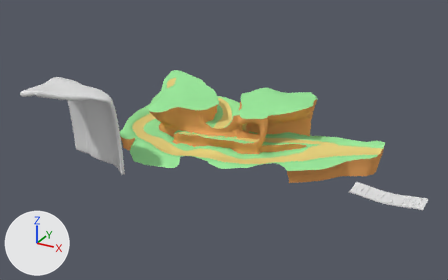
Two versions of the Blender file Assets/Art/Environment/01 Green Hill Zone/GreenHillZoneTerrain.blend, one commit apart.
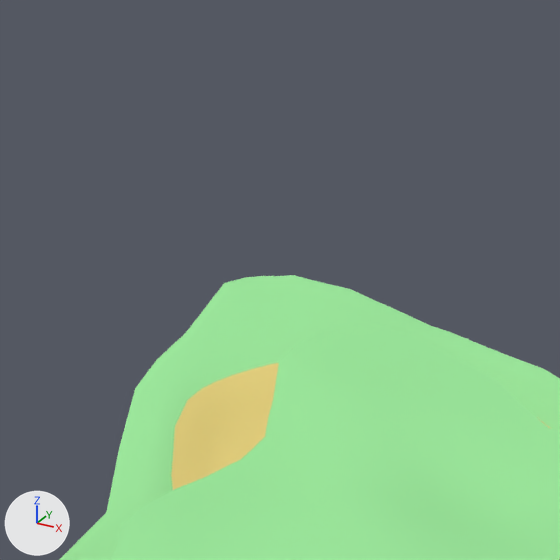
Each version is shown whole from a 50 mm camera at (1389.0, -2868.0, 1432.0) aimed at (-192.0, 8.0, -6.0), then close up on the part from 34% to 45% of the width and 17% to 34% of the height. Lighting does not change. The marker at lower left points along +X, +Y and +Z. Objects named as collision shapes, trigger or cutter boxes, shadow casters or lower levels of detail are left out.

Script lines for the objects in view, before the commit:
```python
me_cube_003 = bpy.data.meshes.new('Cube.003')
me_cube_003.from_pydata(...)  # 9478 vertices, 9282 faces, 1 loose edge; spans x -1080.0..609.0, y -165.0..799.0, z -222.0..125.0
me_cube_003.polygons.foreach_set('use_smooth', [True] * 9282)
# faces by material slot: [1743, 1945, 5594]
me_cube_003.materials.append(mat_dirt)  # orange #eba661
me_cube_003.materials.append(mat_grass)  # green #9de79d
me_cube_003.materials.append(mat_road)  # yellow #e7d480
ob_sideisland = bpy.data.objects.new('SideIsland', me_cube_003)
ob_sideisland.location = (0.0, 0.0, 0.0)
_m = ob_sideisland.modifiers.new('EdgeSplit', 'EDGE_SPLIT')
_m.use_edge_angle = False
```
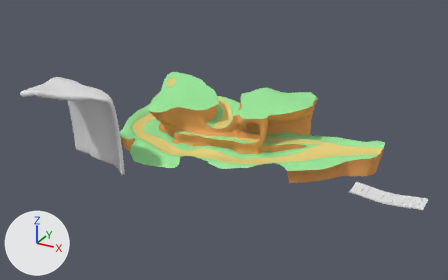
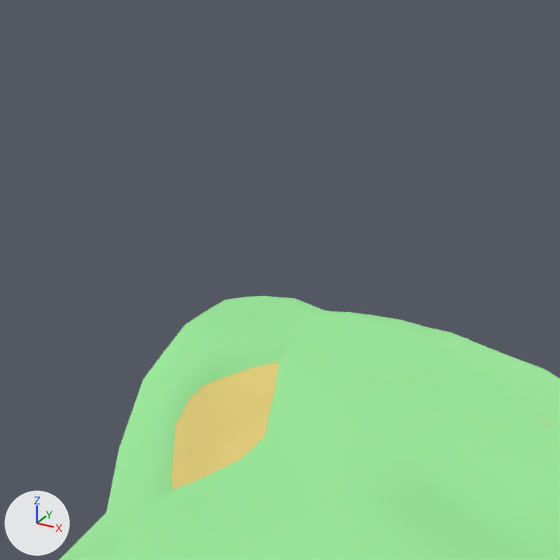
Pixel boxes (x1, y1, x2, y2) of what changed, in the close-ups (560 x 560 px):
'SideIsland', reshaped: before (59, 275, 560, 560); after (59, 296, 560, 560)
part 1 of me_cube_003, built on: before (119, 275, 451, 458); after (119, 296, 451, 458)

Edits to the bpy script that builds the scene:
```text
Change me_cube_003:
    used by ob_sideisland; location = (0.0, 0.0, 0.0)
    remove me_cube_003.from_pydata(...)  # 9478 vertices, 9282 faces, 1 loose edge; spans x -1080.0..609.0, y -165.0..799.0, z -222.0..125.0
    add me_cube_003.from_pydata(...)  # 9484 vertices, 9288 faces, 1 loose edge; spans x -1080.0..609.0, y -165.0..799.0, z -222.0..125.0
    me_cube_003 part 1
    6 faces are deleted
    4 vertices in x -1034.0..-1013.0, y 646.0..669.0, z 41.0..50.0 move by (5.0, 2.0, 6.0)
    4 vertices in x -1024.0..-952.0, y 705.0..712.0, z 60.0..61.0 move by (0.0, 0.0, 4.0)
    3 vertices in x -1021.0..-896.0, y 727.0..763.0, z 66.0..71.0 move by (0.0, -1.0, -1.0)
    3 vertices in x -1038.0..-1026.0, y 644.0..676.0, z 42.0..50.0 move by (5.0, 1.0, 6.0)
    76 vertices move from x -1045.0..-895.0, y 622.0..783.0, z 23.0..80.0 to x -1043.0..-896.0, y 623.0..783.0, z 23.0..71.0
    6 vertices are added at (-998.0, 778.0, 52.0), (-1013.0, 778.0, 53.0), (-1034.0, 767.0, 58.0), (-1039.0, 753.0, 55.0), (-1039.0, 706.0, 49.0), (-1037.0, 679.0, 38.0)
    12 new faces join them, mat_dirt (orange #eba661)
```
